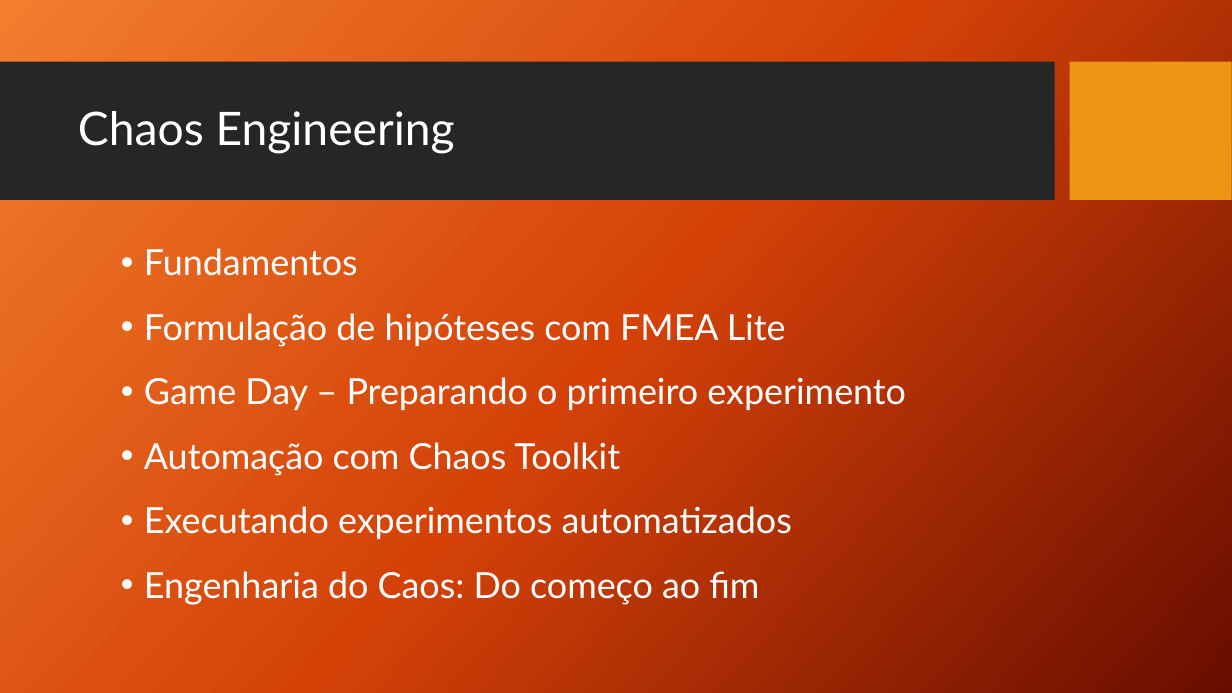
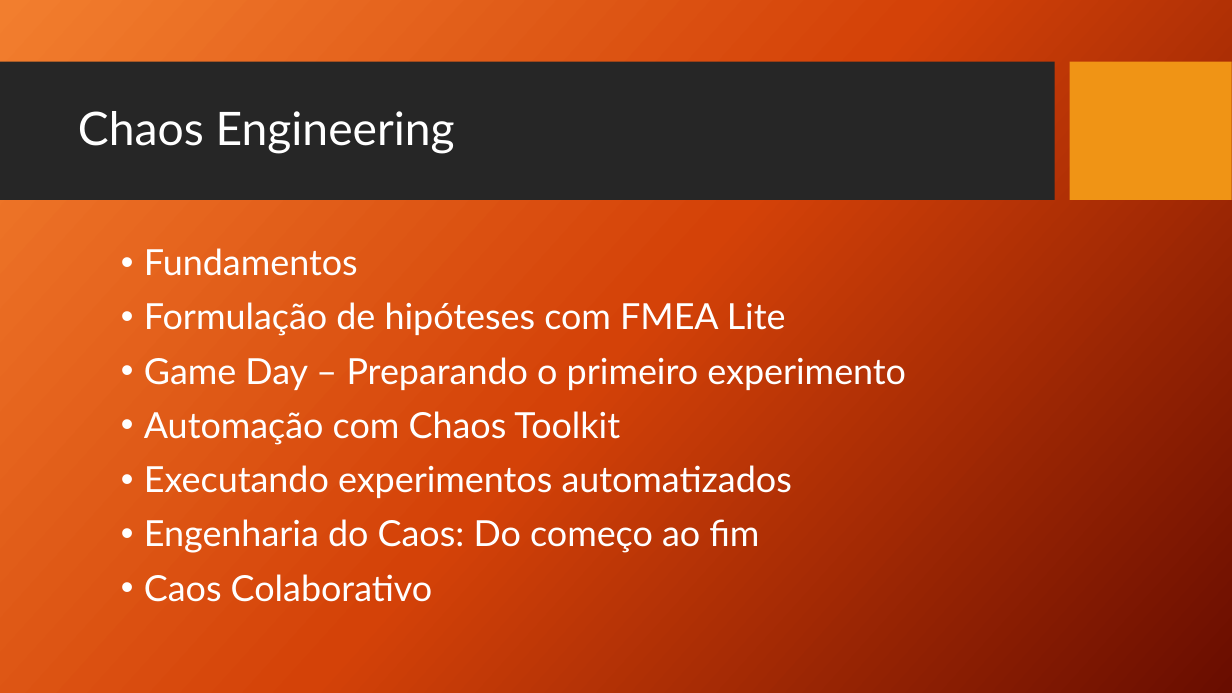
Before and after one commit to TCC-Chaos-Engineering/docs-chaos-engineering, a slide deck: slide 2 of docs/Chaos Engineering - Das Hipoteses aos Testes.pptx. Drawn at 1232x693 pixels with LibreOffice and Linux fonts; fonts in the diff are those of the drawing; background and template pictures are left out. Boxes give left, top, right and bottom in pixels: in the first picture for what was removed or moved away, otherwise in the second. Text is boxed around its words. In the diff, an @@ line names an element or a change of style, - is before the commit and + after.

```diff
--- a/docs/Chaos Engineering - Das Hipoteses aos Testes.pptx
+++ b/docs/Chaos Engineering - Das Hipoteses aos Testes.pptx
@@ text at [144, 248, 906, 553]: less space between paragraphs @@
@@ text at [144, 574, 433, 602]: paragraph added @@
+• Caos Colaborativo
```
Also in this commit, not shown: 31 slides added.
